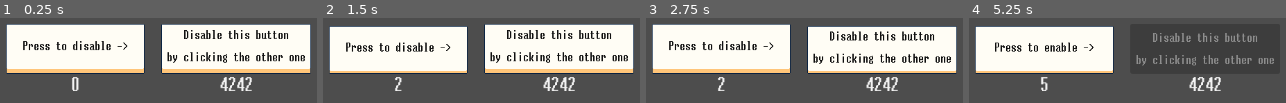
Above: before the commit, frames 1-4 (left to right).
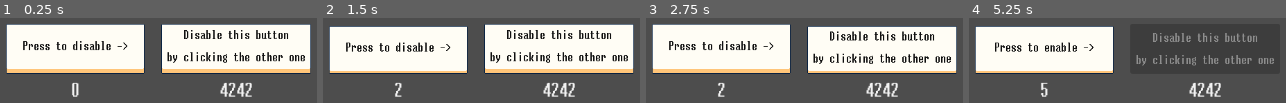
Above: after the commit, the same moments.

Repository: justin-calleja/godot-misc
Game: Godot game, scene res://scenes/btn_disable_another/main.tscn
Same seed, same stepped clock (60 frames per second), same inputs: the game is played once before the commit and once after it.
Inputs:
- Up to frame 1 (0.25 s): no input
- Up to frame 2 (1.5 s): click "Press to disable ->" at 0.5 s; click "Press to enable ->" at 1.25 s
- Up to frame 3 (2.75 s): click "Disable this button by clicki…" at 2 s
- Up to frame 4 (5.25 s): click "Press to disable ->" at 2.75 s; click "Press to enable ->" at 3.5 s; click "Disable this button by clicki…" at 4.25 s; click "Press to disable ->" at 5 s

The runs differ from the first frame. In frame 1, 1.7% of the frame differs, in the area x 22-80%, y 69-93%; in frame 2, 1.8%; in frame 3, 1.8%; in frame 4, 1.8%.

Commit message:
add VboxContainer separation

Diff:
--- a/scenes/btn_disable_another/main.tscn
+++ b/scenes/btn_disable_another/main.tscn
@@ -79,6 +79,7 @@
 
 [node name="VBoxContainer" type="VBoxContainer" parent="MC/HBox"]
 layout_mode = 2
+theme_override_constants/separation = 12
 
 [node name="Btn" parent="MC/HBox/VBoxContainer" instance=ExtResource("1_0f8q8")]
 custom_minimum_size = Vector2(200, 2.08165e-12)
@@ -107,6 +108,7 @@
 
 [node name="VBoxContainer2" type="VBoxContainer" parent="MC/HBox"]
 layout_mode = 2
+theme_override_constants/separation = 12
 
 [node name="TargetBtn" parent="MC/HBox/VBoxContainer2" instance=ExtResource("1_0f8q8")]
 layout_mode = 2
